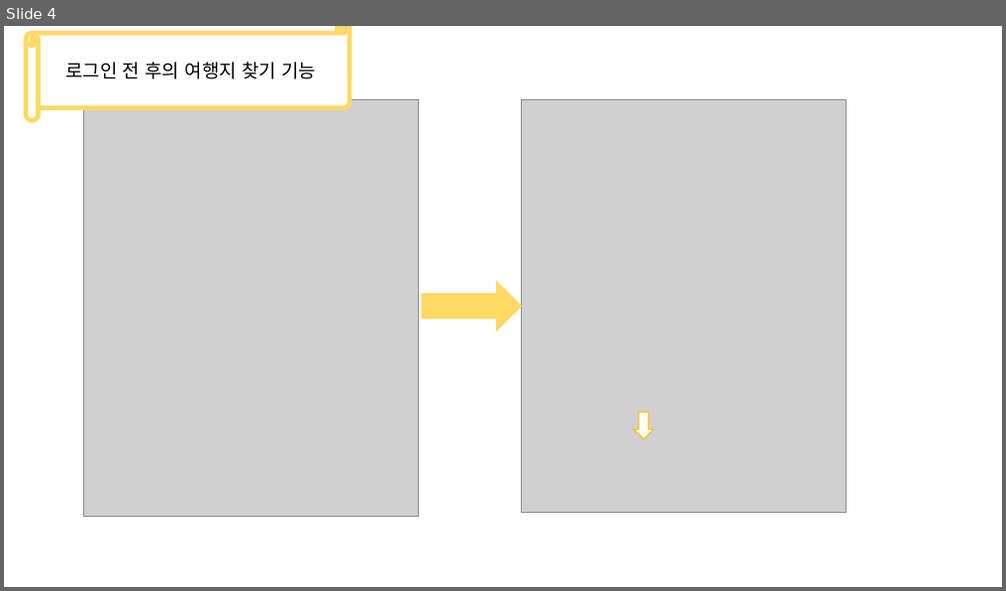
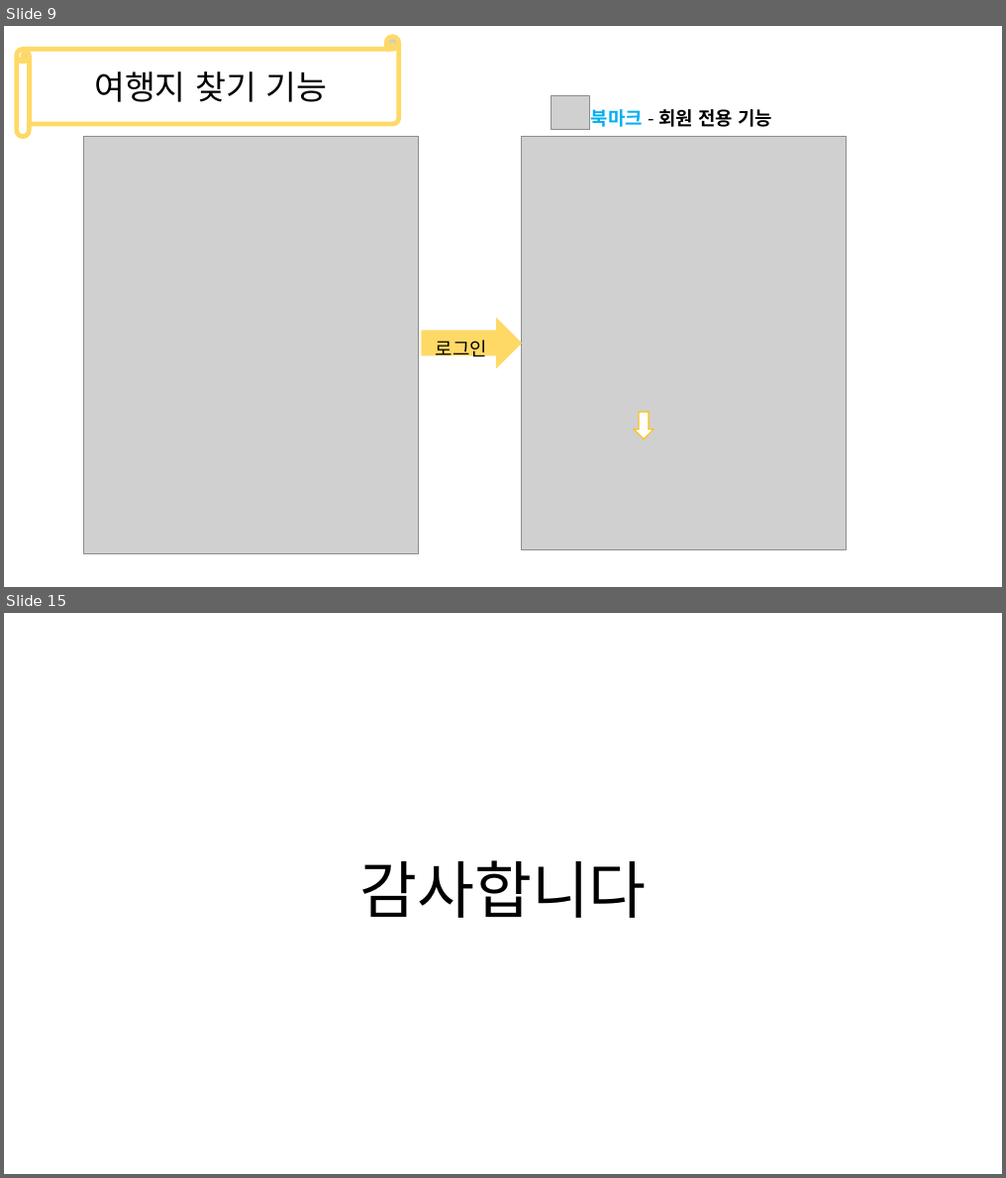
Before and after one commit to Grat3Su/EnjoyTrip, a slide deck: 부울경 3반 1조.pptx. Shown one above the other, each under a label of ours: slide 4 before the commit, slides 9 and 15 after it; the slides between them are not shown. The pictures are 1006x591 and 1006x1178 pixels, drawn with LibreOffice and Linux fonts; fonts in the diff are those of the drawing; grey boxes stand for pictures. Boxes give left, top, right and bottom in pixels: in the first picture for what was removed or moved away, otherwise in the second. Text is boxed around its words. In the diff, an @@ line names an element or a change of style, - is before the commit and + after.

```diff
--- a/부울경 3반 1조.pptx
+++ b/부울경 3반 1조.pptx
@@ slide 15 added at <box>4,613,1002,1174</box>, background #FFFFFF @@
@@ title added at <box>359,861,647,918</box>, 60 pt, text #000000 @@
+감사합니다
@@ what was slide 4 is now slide 9 @@
@@ slide 9 changed as well @@
@@ horizontal scroll "여행지 찾기 기능": place and size @@
-horizontal scroll "여행지 찾기 기능" at <box>26,26,350,121</box>
+horizontal scroll "여행지 찾기 기능" at <box>17,37,399,137</box>
@@ text in horizontal scroll at <box>94,72,328,102</box>: text changed; size 18 to 32 pt @@
-로그인 전 후의 여행지 찾기 기능
+여행지 찾기 기능
@@ picture added at <box>550,96,589,129</box> @@
@@ text added at <box>591,109,772,127</box>, 18 pt, text #000000, bold @@
+북마크 - 회원 전용 기능
@@ 2 pictures, 1 right arrow: place and size @@
-2 pictures, 1 right arrow at <box>83,99,846,516</box>
+2 pictures, 1 right arrow at <box>83,137,846,554</box>
@@ text added at <box>436,340,487,362</box>, 18 pt, text #000000 @@
+로그인
```
Also in this commit, not shown: 5 other slides changed, 8 other slides added, 2 slides removed, 5 other files.
